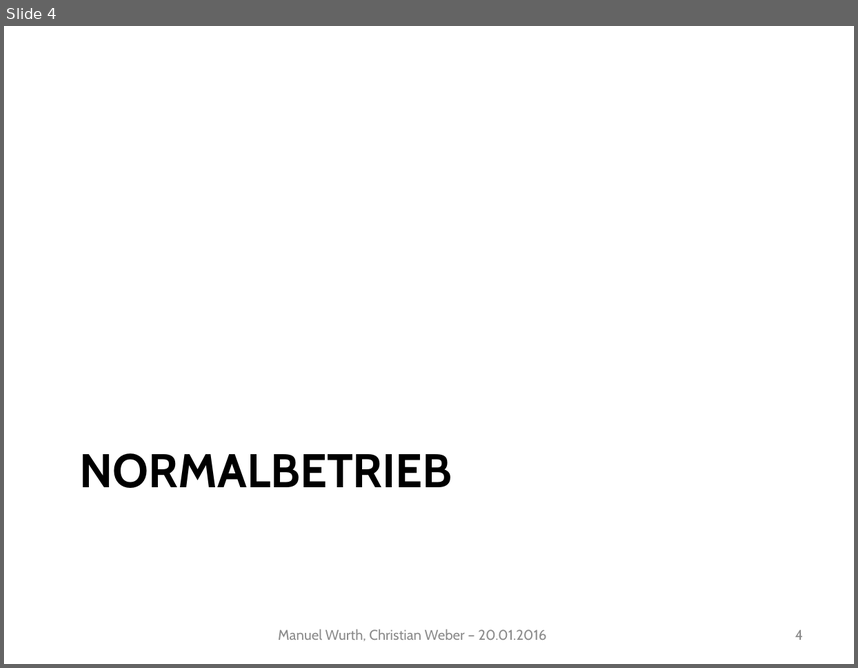
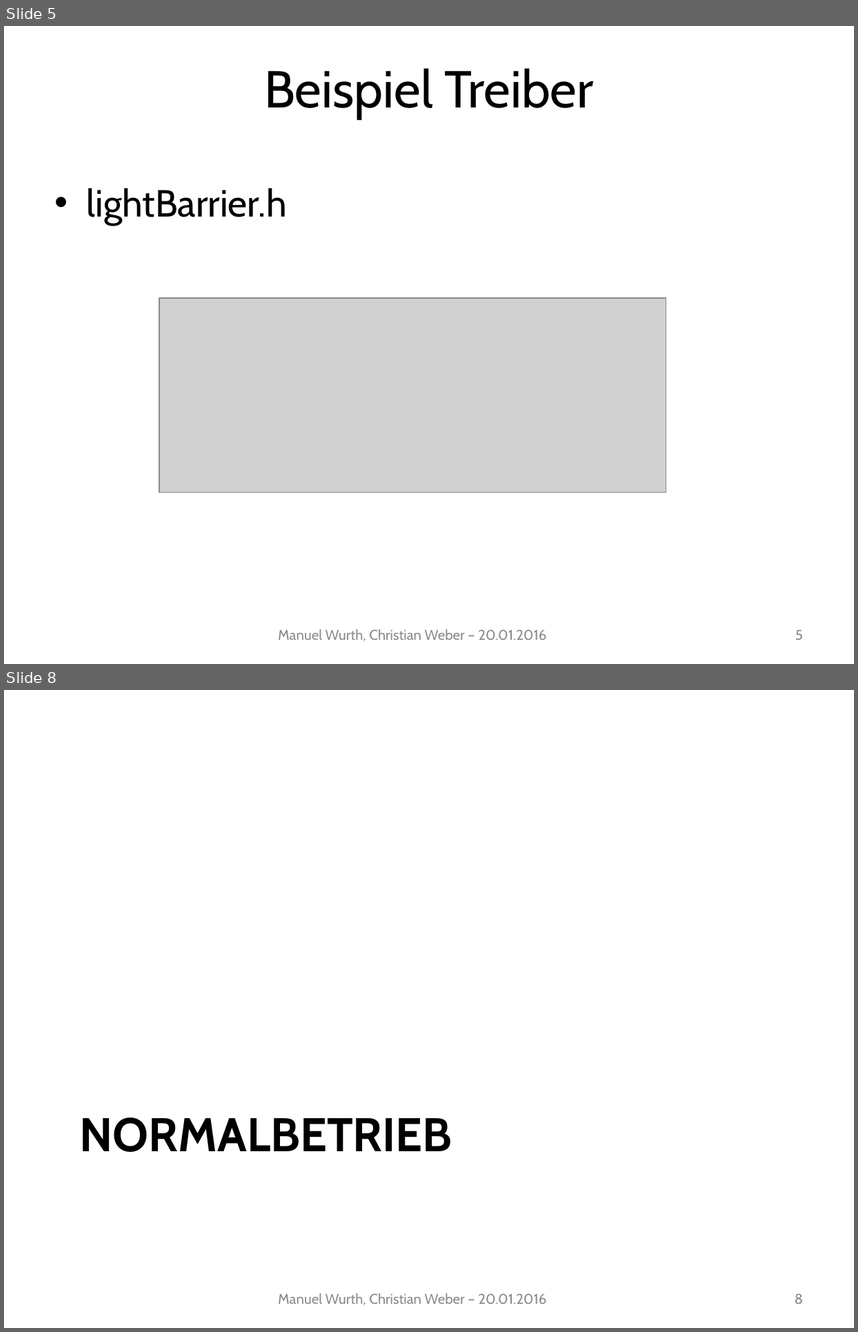
Before and after one commit to Mudvayne/FischertechnikSimulator, a slide deck: Documentation/Präsentation/Präsentation.pptx. Shown one above the other, each under a label of ours: slide 4 before the commit, slides 5 and 8 after it; the slides between them are not shown. The pictures are 858x668 and 858x1332 pixels, drawn with LibreOffice and Linux fonts; fonts in the diff are those of the drawing; grey boxes stand for pictures; background and template pictures are left out. Boxes give left, top, right and bottom in pixels: in the first picture for what was removed or moved away, otherwise in the second. Text is boxed around its words. In the diff, an @@ line names an element or a change of style, - is before the commit and + after.

```diff
--- a/Documentation/Präsentation/Präsentation.pptx
+++ b/Documentation/Präsentation/Präsentation.pptx
@@ slide 5 added at [4,26,854,664], background #FFFFFF @@
@@ title added at [264,68,594,118], 44 pt, text #000000 @@
+Beispiel Treiber
@@ text added at [87,188,287,225], 32 pt, text #000000 @@
+• lightBarrier.h
@@ picture added at [159,298,666,492] @@
@@ text added at [278,628,546,641], 12 pt, text #8C8C8C @@
+Manuel Wurth, Christian Weber – 20.01.2016
@@ page number added at [795,629,803,639], 12 pt, text #8C8C8C @@
+5
@@ what was slide 4 is now slide 8 @@
@@ page number at [795,1293,803,1303]: text changed @@
-4
+8
```
Also in this commit, not shown: 2 slides changed, 8 other slides added.
